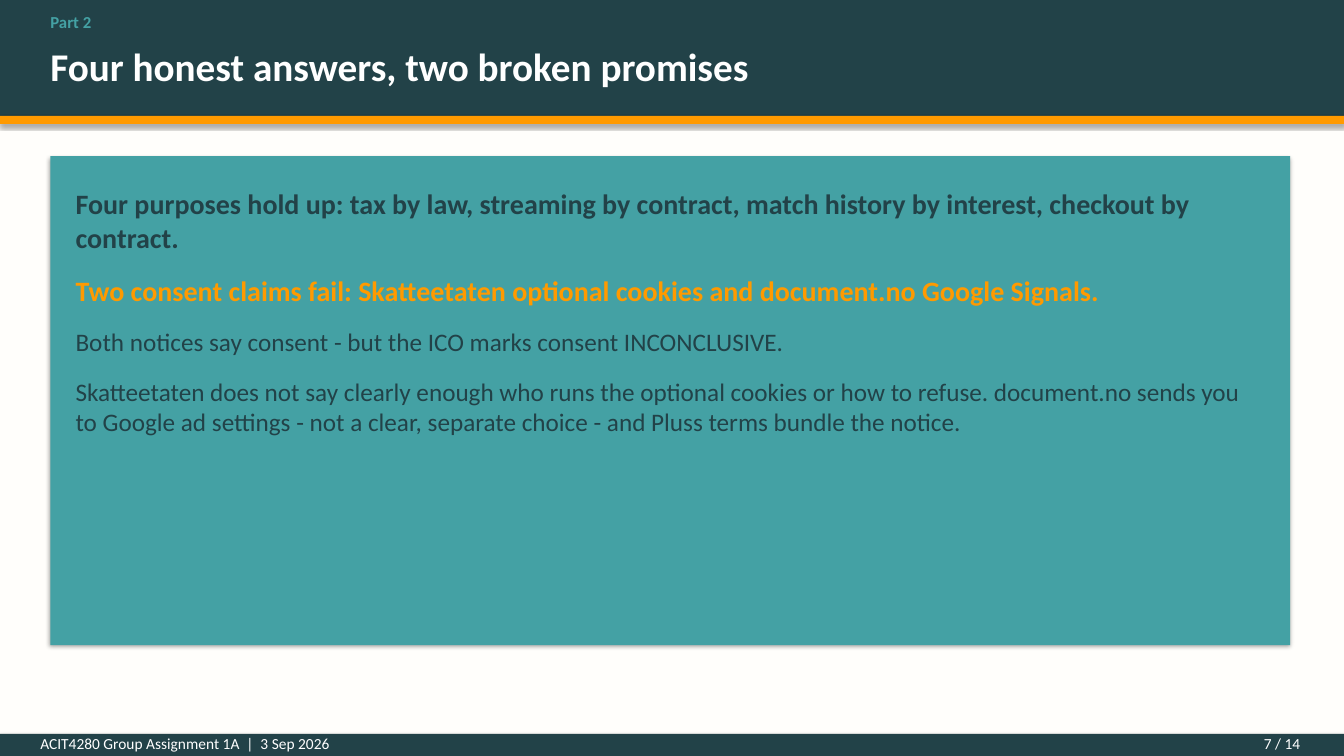
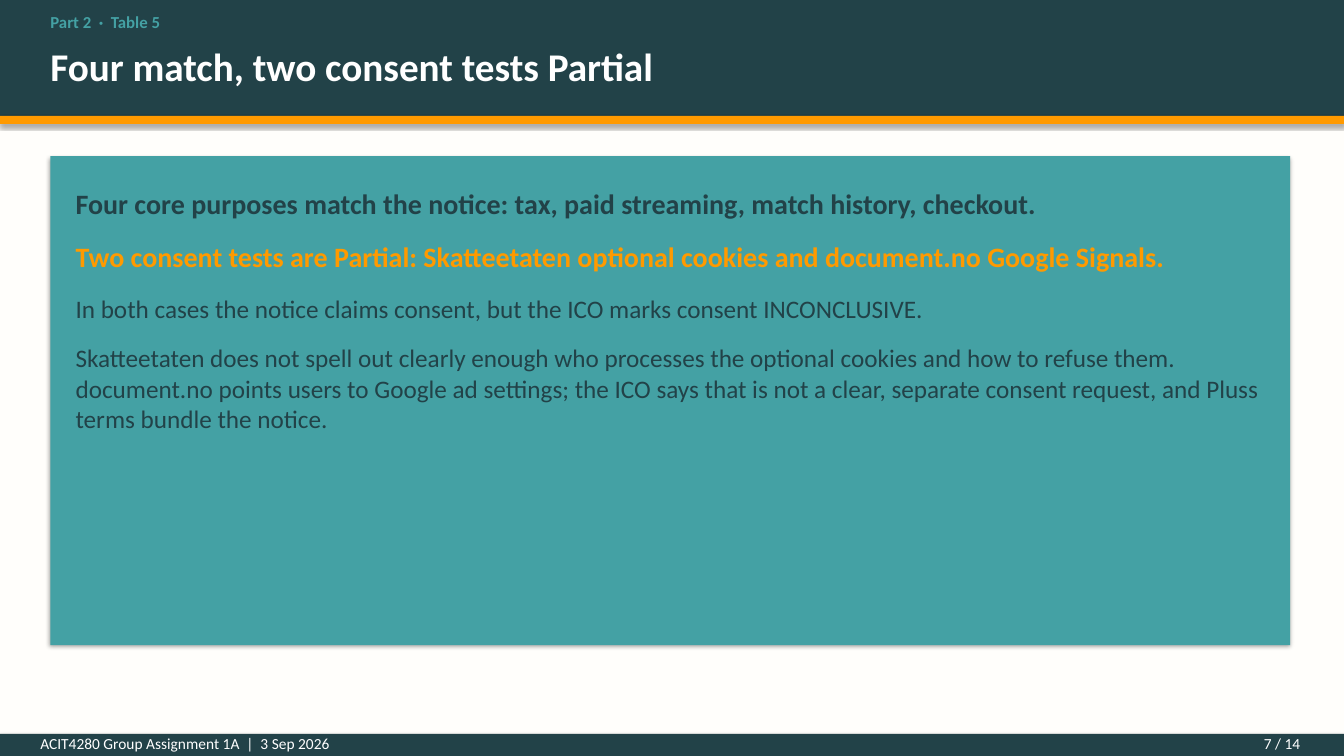
Before and after one commit to kasa031/Bacheloroppgave, a slide deck: slide 7 of ACIT4280_1A_presentation.pptx. Drawn at 1344x756 pixels with LibreOffice and Linux fonts; fonts in the diff are those of the drawing. Boxes give left, top, right and bottom in pixels: in the first picture for what was removed or moved away, otherwise in the second. Text is boxed around its words. In the diff, an @@ line names an element or a change of style, - is before the commit and + after.

```diff
--- a/ACIT4280_1A_presentation.pptx
+++ b/ACIT4280_1A_presentation.pptx
@@ text at (50,16,160,28): text changed @@
-Part 2
+Part 2 · Table 5
@@ text at (50,53,653,86): text changed @@
-Four honest answers, two broken promises
+Four match, two consent tests Partial
@@ text at (76,194,1258,428): text changed @@
-Four purposes hold up: tax by law, streaming by contract, match history by interest, checkout by contract.
-Two consent claims fail: Skatteetaten optional cookies and document.no Google Signals.
-Both notices say consent - but the ICO marks consent INCONCLUSIVE.
-Skatteetaten does not say clearly enough who runs the optional cookies or how to refuse. document.no sends you to Google ad settings - not a clear, separate choice - and Pluss terms bundle the notice.
+Four core purposes match the notice: tax, paid streaming, match history, checkout.
+Two consent tests are Partial: Skatteetaten optional cookies and document.no Google Signals.
+In both cases the notice claims consent, but the ICO marks consent INCONCLUSIVE.
+Skatteetaten does not spell out clearly enough who processes the optional cookies and how to refuse them. document.no points users to Google ad settings; the ICO says that is not a clear, separate consent request, and Pluss terms bundle the notice.
```
Also in this commit, not shown: 13 other slides changed, 4 other files.
